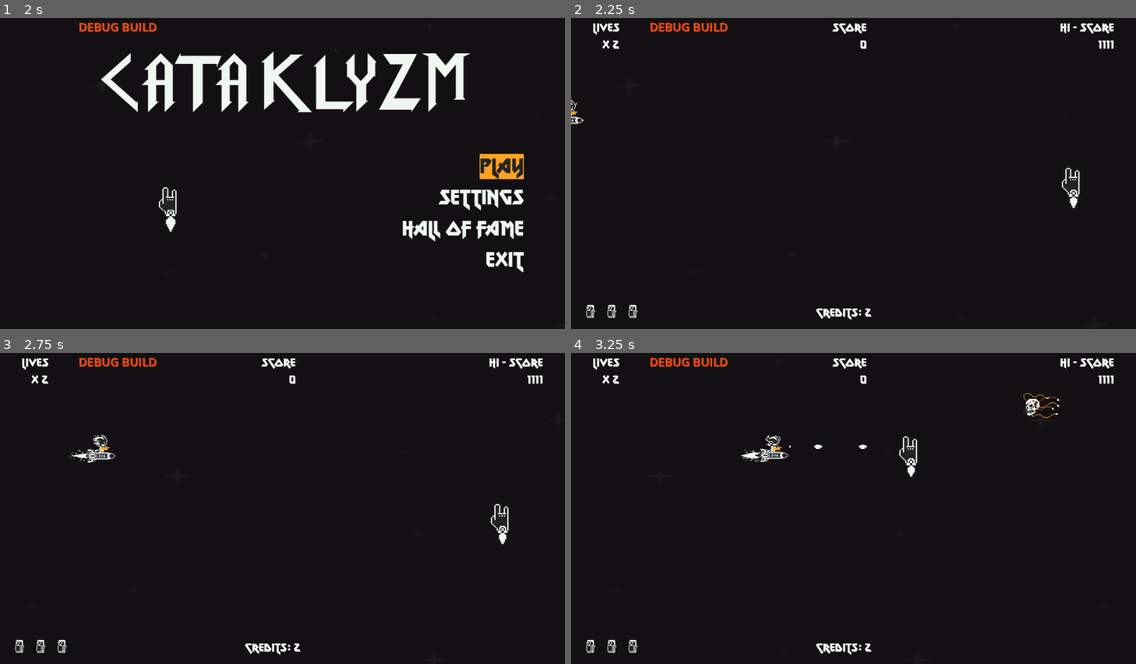
Above: before the commit, frames 1-4 (two rows, left to right).
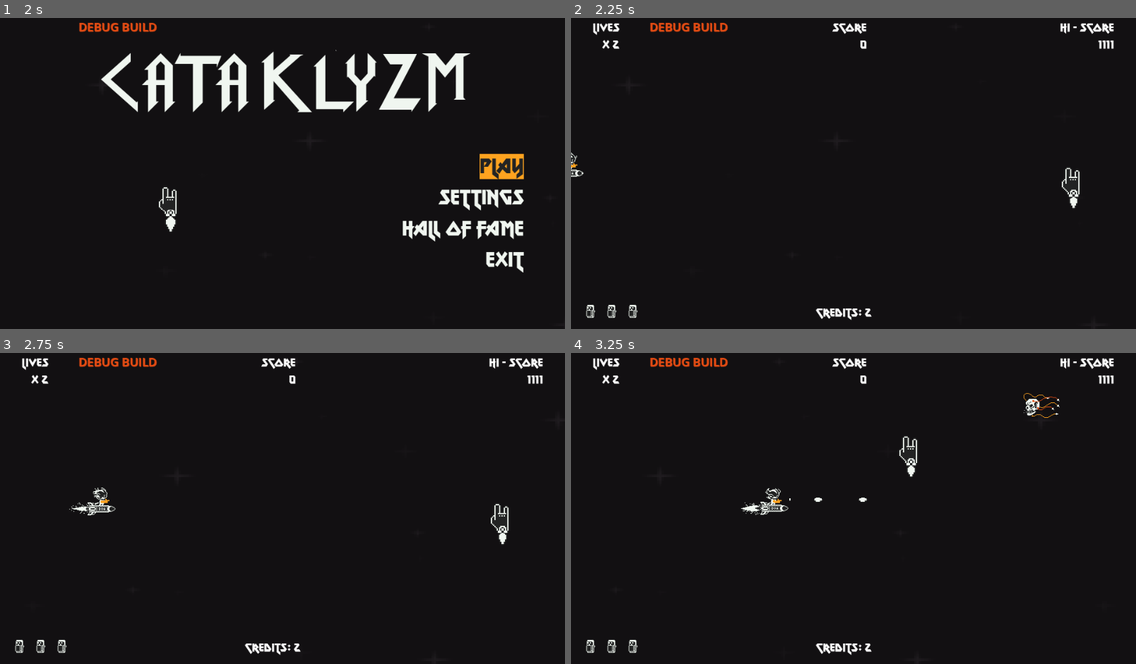
Above: after the commit, the same moments.

Repository: rnakkas/GodotSandbox
Game: Godot game, scene res://ShmupSandbox/Main/Scenes/main.tscn
The game is run twice, just before and just after one commit, with the same random seed, the same clock (stepped at 60 frames per second) and the same inputs. The engine's default icon, where the game draws it, is replaced by a stand-in: a white triangle on a blue panel in a dark square.
Inputs (mouse positions are in pixels of both pictures, inside the frame that each line leads up to):
- Up to frame 1 (2 s): tap Enter (ui_accept) at 0.5, 0.77, 1.25, 1.52 s; move the mouse to (406, 154) at 0.52 s; hold D (move_right) 0.53-1.28 s; hold Space (shoot) 0.53-1.28 s; move the mouse to (169, 185) at 1.27 s; hold S (move_down) from 1.28 s (still down); tap Shift (bomb) at 1.35 s; tap Space (shoot) at 1.55 s
- Up to frame 2 (2.25 s): release S (move_down) at 2 s; click "Play" at 2 s
- Up to frame 3 (2.75 s): no input
- Up to frame 4 (3.25 s): move the mouse to (910, 436) at 2.77 s; hold D (move_right) from 2.78 s (still down); hold Space (shoot) from 2.78 s (still down)

Frame 1 is identical in both runs. In frame 2, 0.1% of the frame differs, in the area x 0-3%, y 26-52%; in frame 3, 0.5%; in frame 4, 0.6%, in the area x 30-53%, y 26-53%.

Commit message:
screamer: cleaned up paths and paths registry code, tweaked screamer shooting and movement

Diff:
--- a/ShmupSandbox/Autoloads/game_manager.gd
+++ b/ShmupSandbox/Autoloads/game_manager.gd
@@ -2,8 +2,8 @@
 
 ################################################
 #NOTE: Player
-# Can be accessed by enemies
-# Used to track player locaiton for attacks
+# To be accessed by enemies
+# Used to track player location for attacks
 ################################################
 var player : PlayerCat
 
@@ -11,12 +11,12 @@
 ################################################
 #NOTE: Enemy paths
 ################################################
-var enemy_path_sine_wave_1 : Path2D
-var enemy_path_sine_wave_2 : Path2D
-var enemy_path_sine_wave_3 : Path2D
-var enemy_path_sine_wave_4 : Path2D
-var enemy_path_sine_wave_5 : Path2D
-var enemy_path_sine_wave_6 : Path2D
+const enemy_path_sine_wave_1 : String = "enemy_path_sine_wave_1"
+const enemy_path_sine_wave_2 : String = "enemy_path_sine_wave_2"
+const enemy_path_sine_wave_3 : String = "enemy_path_sine_wave_3"
+const enemy_path_sine_wave_4 : String = "enemy_path_sine_wave_4"
+
+var enemy_paths_list : Array[Path2D] = []
 
 
 ################################################
--- a/ShmupSandbox/Debug/Scripts/debug_layer.gd
+++ b/ShmupSandbox/Debug/Scripts/debug_layer.gd
@@ -14,7 +14,7 @@
 @onready var enemy_paths_options : OptionButton = $enemy_paths_options
 
 var debug_ui_elements : Array[Node] = []
-var enemy_paths_list : Array[Path2D] = []
+# var enemy_paths_list : Array[Path2D] = []
 var pos : Vector2
 var current_player_debug_option : int
 var current_enemy_spawn_option : int
@@ -82,24 +82,27 @@
 
 
 func _create_enemy_paths_list() -> void:
-	enemy_paths_list = [
-		GameManager.enemy_path_sine_wave_1,
-		GameManager.enemy_path_sine_wave_2,
-		GameManager.enemy_path_sine_wave_3,
-		GameManager.enemy_path_sine_wave_4,
-		GameManager.enemy_path_sine_wave_5,
-		GameManager.enemy_path_sine_wave_6,
-	]
-
-	enemy_paths_list.sort()
-
-	if enemy_paths_options.item_count == (enemy_paths_list.size()+1):
-		return
-
-	for i : int in range(enemy_paths_list.size()):
-		if enemy_paths_list[i] == null:
-			return
-		enemy_paths_options.add_item(enemy_paths_list[i].name)
+	# enemy_paths_list = [
+	# 	GameManager.enemy_path_sine_wave_1,
+	# 	GameManager.enemy_path_sine_wave_2,
+	# 	GameManager.enemy_path_sine_wave_3,
+	# 	GameManager.enemy_path_sine_wave_4,
+	# 	GameManager.enemy_path_sine_wave_5,
+	# 	GameManager.enemy_path_sine_wave_6,
+	# 	GameManager.enemy_path_sine_wave_v2_1,
+	# ]
+
+	# enemy_paths_list.sort()
+
+	GameManager.enemy_paths_list.sort()
+
+	if enemy_paths_options.item_count == (GameManager.enemy_paths_list.size()+1):
+		return
+
+	for i : int in range(GameManager.enemy_paths_list.size()):
+		if GameManager.enemy_paths_list[i] == null:
+			return
+		enemy_paths_options.add_item(GameManager.enemy_paths_list[i].name)
 
 
 ################################################
@@ -201,22 +204,24 @@
 			return
 
 		1: # Sine wave 1
-			return GameManager.enemy_path_sine_wave_1
+			return _get_path_from_list(GameManager.enemy_path_sine_wave_1)
 
 		2: # Sine wave 2
-			return GameManager.enemy_path_sine_wave_2
+			return _get_path_from_list(GameManager.enemy_path_sine_wave_2)
 
 		3: # Sine wave 3
-			return GameManager.enemy_path_sine_wave_3
+			return _get_path_from_list(GameManager.enemy_path_sine_wave_3)
 
 		4: # Sine wave 4
-			return GameManager.enemy_path_sine_wave_4
-
-		5: # Sine wave 5
-			return GameManager.enemy_path_sine_wave_5
-
-		6: # Sine wave 6
-			return GameManager.enemy_path_sine_wave_6
+			return _get_path_from_list(GameManager.enemy_path_sine_wave_4)
 
 		_:
 			return
+
+func _get_path_from_list(path_name : String) -> Path2D:
+	var enemy_path: Path2D
+	for path : Path2D in GameManager.enemy_paths_list:
+		if path.name == path_name:
+			enemy_path = path
+			break
+	return enemy_path
--- a/ShmupSandbox/Enemies/EnemyPaths/enemy_path_sine_wave.tscn
+++ b/ShmupSandbox/Enemies/EnemyPaths/enemy_path_sine_wave.tscn
@@ -1,10 +1,10 @@
-[gd_scene load_steps=2 format=3 uid="uid://c0cxs131x4b0l"]
+[gd_scene load_steps=2 format=3 uid="uid://d2sig773kfqx0"]
 
 [sub_resource type="Curve2D" id="Curve2D_uj4bj"]
 _data = {
-"points": PackedVector2Array(77.333, 88.303, -77.333, -88.303, 1080, 0, 0, 0, 0, 0, 900, 0, 87.846, 79.86, -87.846, -79.86, 720, 0, 1.19976, -1.95981, -1.19976, 1.95981, 540, 0, 91.839, 85.184, -91.839, -85.184, 360, 0, 0.778311, -0.980765, -0.778311, 0.980765, 180, 0, 99.825, 97.163, -99.825, -97.163, 0, 0, 1.46601, -0.874008, -1.46601, 0.874008, -180, 0, 99.712, 105.664, -99.712, -105.664, -360, 0)
+"points": PackedVector2Array(0, 0, 0, 0, 1020, 0, 269.716, 97.0011, -269.716, -97.0011, 480, 0, 0, 0, 0, 0, -60, 0)
 }
-point_count = 9
+point_count = 3
 
 [node name="enemy_path_sine_wave" type="Path2D"]
 curve = SubResource("Curve2D_uj4bj")
--- a/ShmupSandbox/Enemies/EnemyProjectiles_Scenes/screamer_bullet.tscn
+++ b/ShmupSandbox/Enemies/EnemyProjectiles_Scenes/screamer_bullet.tscn
@@ -51,7 +51,7 @@
 collision_layer = 16
 collision_mask = 65
 script = ExtResource("1_fyijd")
-speed = 350.0
+speed = 430.0
 
 [node name="sprite" type="AnimatedSprite2D" parent="."]
 self_modulate = Color(1, 0, 0, 1)
--- a/ShmupSandbox/Enemies/Scenes/screamer_var_2.tscn
+++ b/ShmupSandbox/Enemies/Scenes/screamer_var_2.tscn
@@ -47,8 +47,6 @@
 rotates = false
 loop = false
 script = ExtResource("1_patts")
-fire_rate = 0.5
-first_shot_wait_time = 0.4
 
 [node name="hurtbox" type="Area2D" parent="."]
 collision_layer = 8
--- a/ShmupSandbox/Enemies/Scripts/screamer_var_2.gd
+++ b/ShmupSandbox/Enemies/Scripts/screamer_var_2.gd
@@ -6,25 +6,28 @@
 @onready var shooting_timer : Timer = $shooting_timer
 
 @export var kill_score : int = 100
-@export var pathfollow_speed : float = 0.13
-@export var fire_rate : float = 1.0
-@export var first_shot_wait_time : float =  0.2
+@export var pathfollow_speed : float = 0.28
+@export var shoot_time : float = 0.3
 @export var bullet_scene : PackedScene = preload("res://ShmupSandbox/Enemies/EnemyProjectiles_Scenes/screamer_bullet.tscn")
 
-## TODO: Behaviour
-# Tweak the shooting behavior so that it only shoots once when on screen, maybe when on the right 1/3rd of the screen
+## TODO: Spritesheets
 
+################################################
+# NOTE: Ready
+################################################
 func _ready() -> void:
 	progress_ratio = 0.0
 	_set_timer_properties()
 
 func _set_timer_properties() -> void:
-	shooting_timer.one_shot = false
-	var cooldown_time = 1/fire_rate
-	shooting_timer.wait_time = cooldown_time
+	shooting_timer.one_shot = true
+	shooting_timer.wait_time = shoot_time
 
 
-func _process(delta: float) -> void:
+################################################
+# NOTE: Physics process for moving in path
+################################################
+func _physics_process(delta: float) -> void:
 	progress_ratio += pathfollow_speed * delta
 
 
@@ -32,8 +35,6 @@
 # NOTE: Start shooting timer when onscreen
 ################################################
 func _on_visible_on_screen_notifier_2d_screen_entered() -> void:
-	await get_tree().create_timer(first_shot_wait_time).timeout
-	_handle_shooting()
 	shooting_timer.start()
 
 
--- a/ShmupSandbox/Main/Scenes/game.tscn
+++ b/ShmupSandbox/Main/Scenes/game.tscn
@@ -33,30 +33,23 @@
 [node name="EnemiesContainer" type="Node2D" parent="."]
 
 [node name="EnemyPathsContainer" type="Node2D" parent="EnemiesContainer"]
+unique_name_in_owner = true
 
-[node name="enemy_path_sine_wave_1" parent="EnemiesContainer/EnemyPathsContainer" instance=ExtResource("6_qwfjg")]
+[node name="enemy_path_sine_wave_1" parent="EnemiesContainer/EnemyPathsContainer" instance=ExtResource("6_8njv8")]
 unique_name_in_owner = true
 position = Vector2(0, 160)
 
-[node name="enemy_path_sine_wave_2" parent="EnemiesContainer/EnemyPathsContainer" instance=ExtResource("6_qwfjg")]
+[node name="enemy_path_sine_wave_2" parent="EnemiesContainer/EnemyPathsContainer" instance=ExtResource("6_8njv8")]
 unique_name_in_owner = true
-position = Vector2(107, 160)
+position = Vector2(0, 240)
 
-[node name="enemy_path_sine_wave_3" parent="EnemiesContainer/EnemyPathsContainer" instance=ExtResource("6_qwfjg")]
+[node name="enemy_path_sine_wave_3" parent="EnemiesContainer/EnemyPathsContainer" instance=ExtResource("6_8njv8")]
 unique_name_in_owner = true
-position = Vector2(0, 280)
+position = Vector2(0, 320)
 
-[node name="enemy_path_sine_wave_4" parent="EnemiesContainer/EnemyPathsContainer" instance=ExtResource("6_qwfjg")]
-unique_name_in_owner = true
-position = Vector2(182, 280)
-
-[node name="enemy_path_sine_wave_5" parent="EnemiesContainer/EnemyPathsContainer" instance=ExtResource("6_qwfjg")]
+[node name="enemy_path_sine_wave_4" parent="EnemiesContainer/EnemyPathsContainer" instance=ExtResource("6_8njv8")]
 unique_name_in_owner = true
 position = Vector2(0, 400)
-
-[node name="enemy_path_sine_wave_6" parent="EnemiesContainer/EnemyPathsContainer" instance=ExtResource("6_qwfjg")]
-unique_name_in_owner = true
-position = Vector2(107, 400)
 
 [node name="EnemyProjectilesContainer" type="Node2D" parent="."]
 
--- a/ShmupSandbox/Main/Scenes/player_spawner.tscn
+++ b/ShmupSandbox/Main/Scenes/player_spawner.tscn
@@ -6,5 +6,5 @@
 script = ExtResource("1_rof5w")
 
 [node name="spawn_point" type="Marker2D" parent="."]
-position = Vector2(-18, 180)
+position = Vector2(-18, 270)
 gizmo_extents = 25.0
--- a/ShmupSandbox/Main/Scripts/game.gd
+++ b/ShmupSandbox/Main/Scripts/game.gd
@@ -12,20 +12,11 @@
 @onready var player_projectiles_container : Node2D = $PlayerProjectilesContainer
 @onready var player_bombs_container : Node2D = $PlayerBombsContainer
 @onready var enemies_container : Node2D = $EnemiesContainer
+@onready var enemy_paths_container : Node2D = %EnemyPathsContainer
 @onready var enemy_projectiles_container : Node2D = $EnemyProjectilesContainer
 @onready var powerups_container : Node2D = $PowerupsContainer
 @onready var score_items_container : Node2D = $ScoreItemsContainer
 @onready var score_fragments_container : Node2D = $ScoreFragmentsContainer
-
-################################################
-# NOTE: Enemy paths
-################################################
-@onready var enemy_path_sine_wave_1 : Path2D = %enemy_path_sine_wave_1
-@onready var enemy_path_sine_wave_2 : Path2D = %enemy_path_sine_wave_2
-@onready var enemy_path_sine_wave_3 : Path2D = %enemy_path_sine_wave_3
-@onready var enemy_path_sine_wave_4 : Path2D = %enemy_path_sine_wave_4
-@onready var enemy_path_sine_wave_5 : Path2D = %enemy_path_sine_wave_5
-@onready var enemy_path_sine_wave_6 : Path2D = %enemy_path_sine_wave_6
 
 
 ## Shot limits
@@ -50,12 +41,16 @@
 
 
 func _register_enemy_paths() -> void:
-	GameManager.enemy_path_sine_wave_1 = enemy_path_sine_wave_1
-	GameManager.enemy_path_sine_wave_2 = enemy_path_sine_wave_2
-	GameManager.enemy_path_sine_wave_3 = enemy_path_sine_wave_3
-	GameManager.enemy_path_sine_wave_4 = enemy_path_sine_wave_4
-	GameManager.enemy_path_sine_wave_5 = enemy_path_sine_wave_5
-	GameManager.enemy_path_sine_wave_6 = enemy_path_sine_wave_6
+	var paths_list : Array[Node] = enemy_paths_container.get_children()
+
+	# Clear list so no duplicates
+	GameManager.enemy_paths_list.clear()
+
+	# Append to paths list in game manager
+	for path : Node in paths_list:
+		if path is Path2D:
+			path = path as Path2D
+			GameManager.enemy_paths_list.append(path)
 
 
 ################################################
Not shown: 1 places in ShmupSandbox/Main/Scenes/game.tscn that only renumber resources
